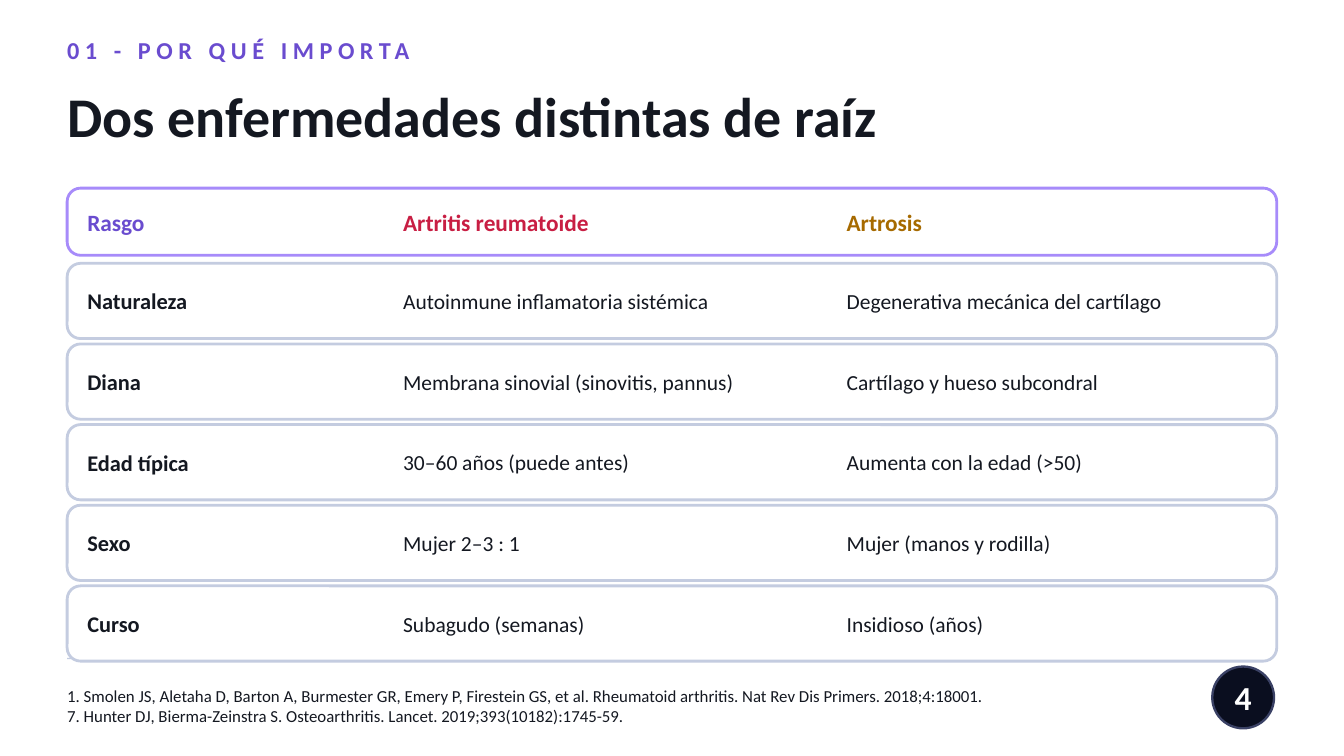
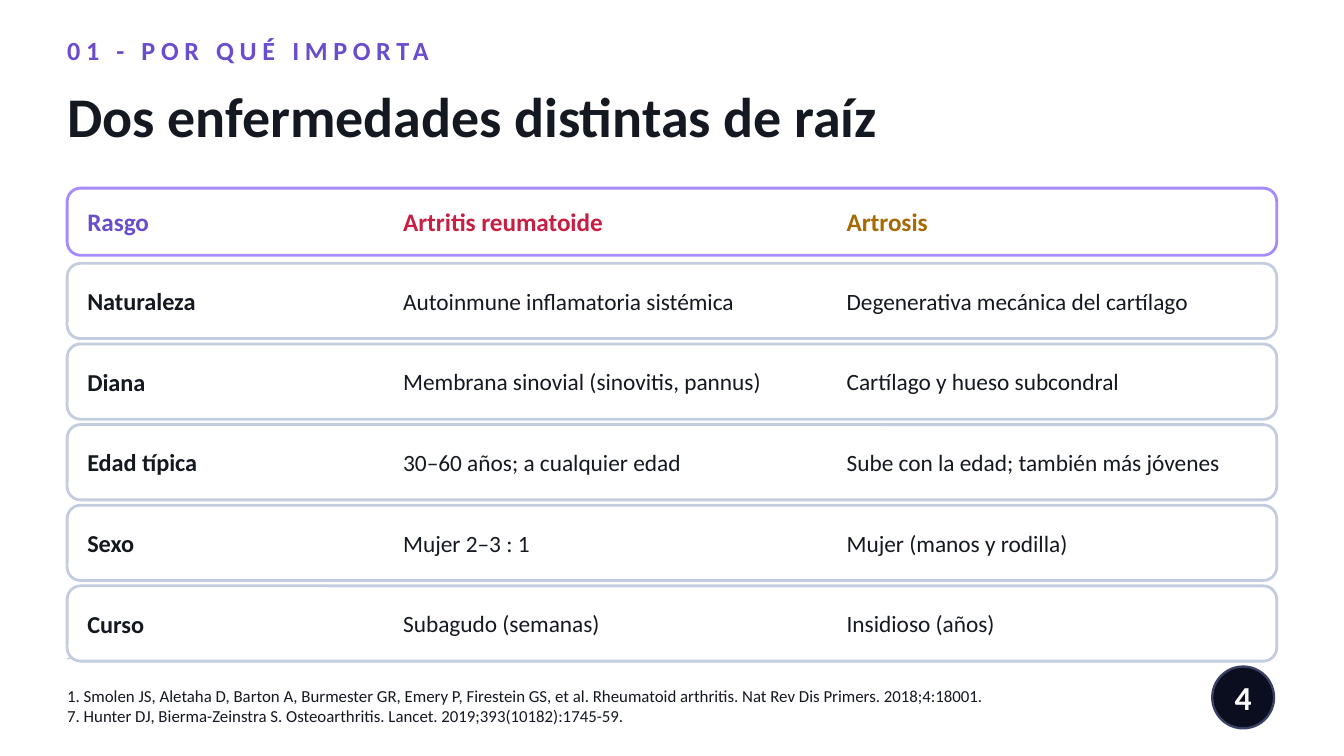
Before and after one commit to nestor120512/nes, a slide deck: slide 4 of Dx_AR_vs_artrosis.pptx. Drawn at 1344x756 pixels with LibreOffice and Linux fonts; fonts in the diff are those of the drawing. Boxes give left, top, right and bottom in pixels: in the first picture for what was removed or moved away, otherwise in the second. Text is boxed around its words. In the diff, an @@ line names an element or a change of style, - is before the commit and + after.

```diff
--- a/Dx_AR_vs_artrosis.pptx
+++ b/Dx_AR_vs_artrosis.pptx
@@ text "01 - POR QUÉ IMPORTA" at (67, 30, 1223, 70): size 13 to 14 pt @@
@@ size 12.5 to 13.5 pt in 3 elements at (87, 214, 149, 236), (403, 213, 602, 231), (847, 213, 928, 232) @@
@@ text at (403, 454, 680, 475): text changed; size 11.5 to 12.5 pt @@
-30–60 años (puede antes)
+30–60 años; a cualquier edad
@@ text at (847, 454, 1220, 475): text changed; size 11.5 to 12.5 pt @@
-Aumenta con la edad (>50)
+Sube con la edad; también más jóvenes
@@ size 12 to 13 pt in 5 elements at (87, 293, 195, 310), (87, 374, 145, 391), (87, 454, 197, 475), (87, 536, 134, 552), (87, 617, 144, 633) @@
@@ size 11.5 to 12.5 pt in 8 elements at (403, 294, 733, 310), (847, 293, 1188, 314), (403, 373, 760, 394), (847, 373, 1119, 394), (403, 536, 530, 556), (847, 535, 1068, 556), (403, 615, 599, 636), (847, 615, 995, 635) @@
```
Also in this commit, not shown: 31 other slides changed, 2 slides added.
